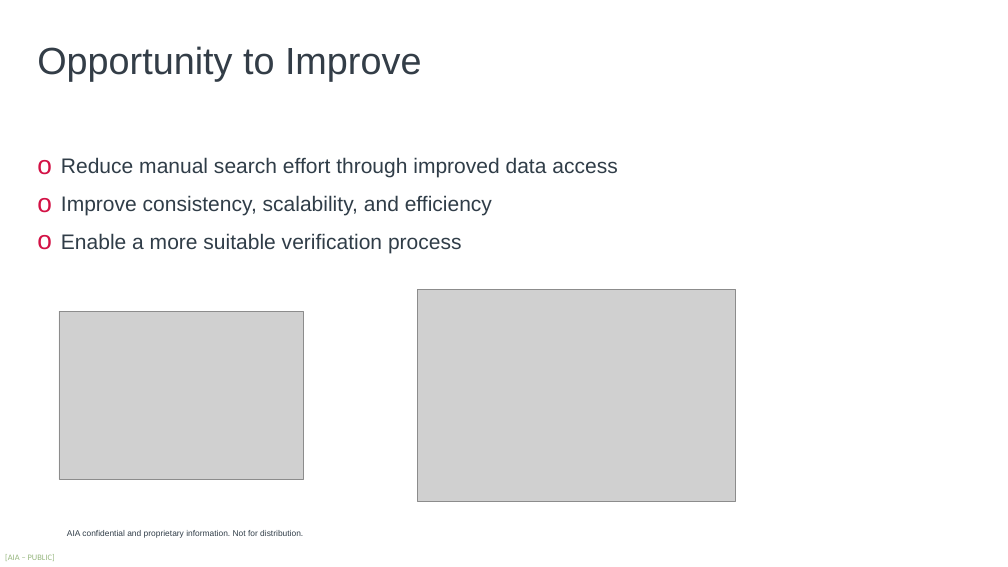
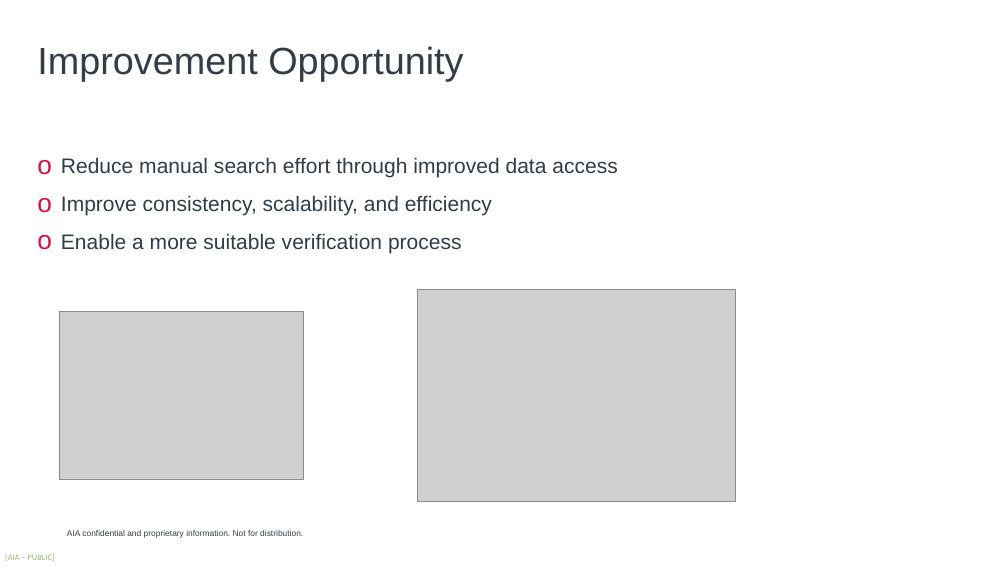
Before and after one commit to harrysokool/AIA-work, a slide deck: slide 5 of powerpoint/fetch_agent-draft.pptx. Drawn at 1008x567 pixels with LibreOffice and Linux fonts; fonts in the diff are those of the drawing; grey boxes stand for pictures; background and template pictures are left out. Boxes give left, top, right and bottom in pixels: in the first picture for what was removed or moved away, otherwise in the second. Text is boxed around its words. In the diff, an @@ line names an element or a change of style, - is before the commit and + after.

```diff
--- a/powerpoint/fetch_agent-draft.pptx
+++ b/powerpoint/fetch_agent-draft.pptx
@@ text at <box>37,46,463,81</box>: text changed @@
-Opportunity to Improve
+Improvement Opportunity
```
Also in this commit, not shown: 5 other slides changed, 1 other file.
